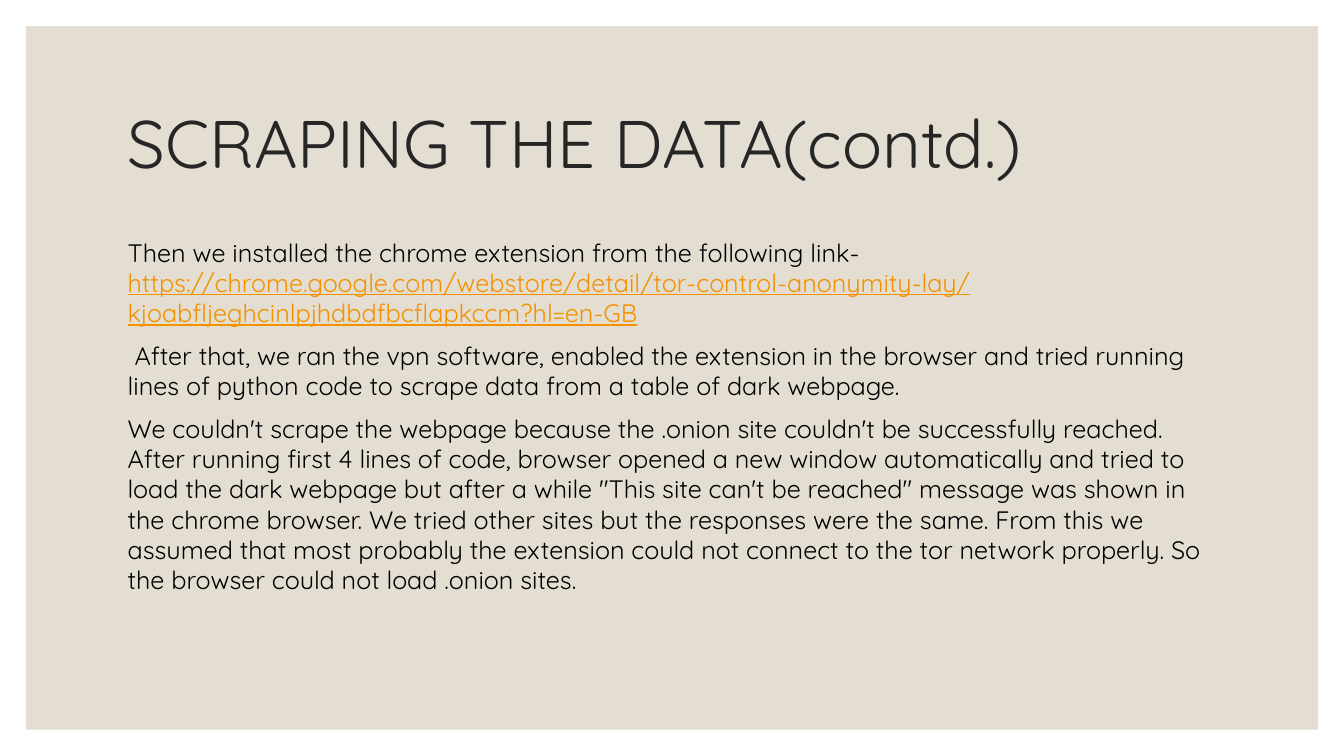
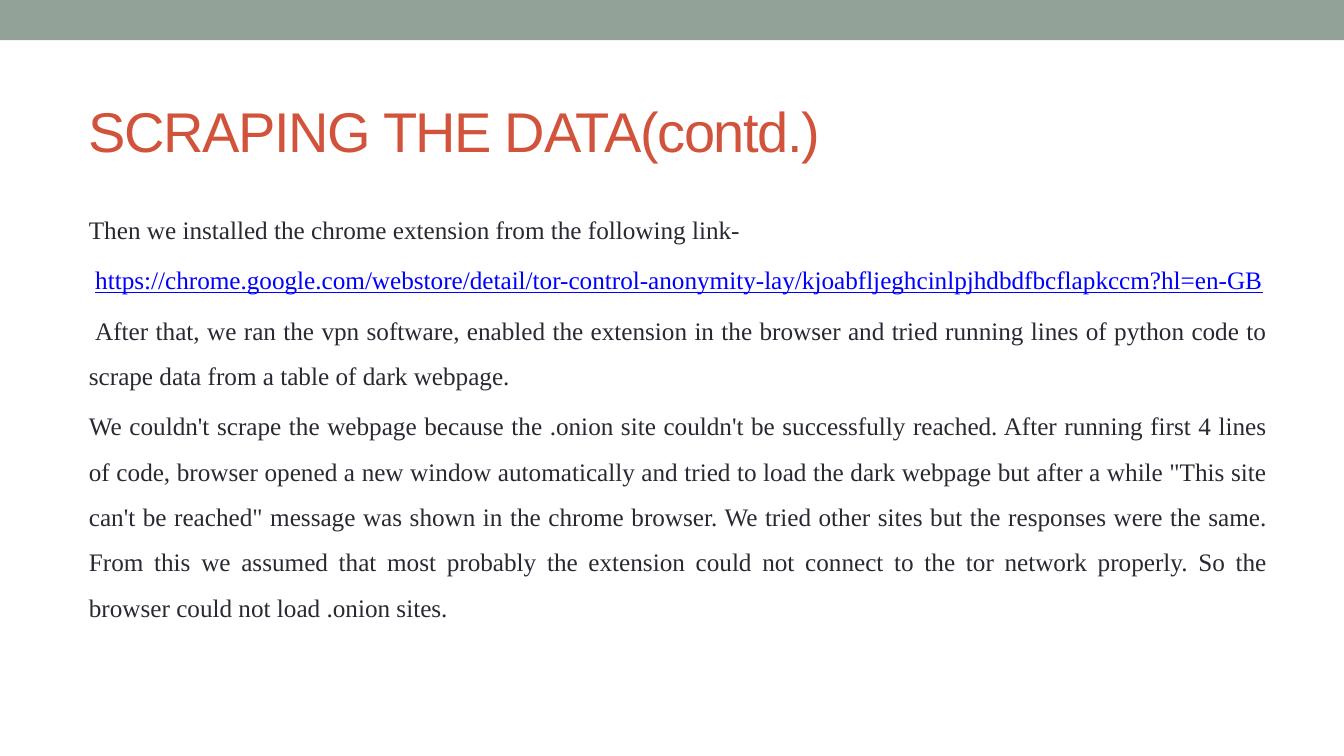
Before and after one commit to protik-nsu/CSE299-GROUP03-DARK_WEB_RESEARCH, a slide deck: slide 13 of Final.pptx (slide 8 before the commit). Drawn at 1344x756 pixels with LibreOffice and Linux fonts; fonts in the diff are those of the drawing. Boxes give left, top, right and bottom in pixels: in the first picture for what was removed or moved away, otherwise in the second. Text is boxed around its words. In the diff, an @@ line names an element or a change of style, - is before the commit and + after.

```diff
--- a/Final.pptx
+++ b/Final.pptx
@@ rectangle added at <box>0,0,1344,40</box>, fill #93A299 @@
@@ rectangle removed at <box>26,26,1319,730</box> @@
@@ title "SCRAPING THE DATA(contd.)": place and size @@
-title "SCRAPING THE DATA(contd.)" at <box>128,118,1021,181</box>
+title "SCRAPING THE DATA(contd.)" at <box>89,111,820,162</box>
@@ title "SCRAPING THE DATA(contd.)" at <box>89,111,820,162</box>: size 48 to 40 pt, font Quicksand to Arial, text colour #262626 to #D2533C, letter spacing 0 to -1 pt; line spacing 0.9 to 1 @@
@@ text "Then we installed the chrome ...": place and size @@
-text "Then we installed the chrome ..." at <box>128,243,1200,590</box>
+text "Then we installed the chrome ..." at <box>89,221,1267,618</box>
@@ text at <box>89,221,1262,295</box>: text changed; font Quicksand to Times New Roman; text colour #F49100 to #0000FF @@
-Then we installed the chrome extension from the following link- https://chrome.google.com/webstore/detail/tor-control-anonymity-lay/kjoabfljeghcinlpjhdbdfbcflapkccm?hl=en-GB
+Then we installed the chrome extension from the following link-
+https://chrome.google.com/webstore/detail/tor-control-anonymity-lay/kjoabfljeghcinlpjhdbdfbcflapkccm?hl=en-GB
@@ text at <box>89,322,1267,618</box>: font Quicksand to Times New Roman, text colour #000000 to #292934 in "After that, we ran the vpn software, ...", "We couldn't scrape the webpage because the ..."; alignment left to justified; line spacing 1 to 1.5; less space between paragraphs @@
```
Also in this commit, not shown: 4 other slides changed, 9 slides added, 4 slides removed.
